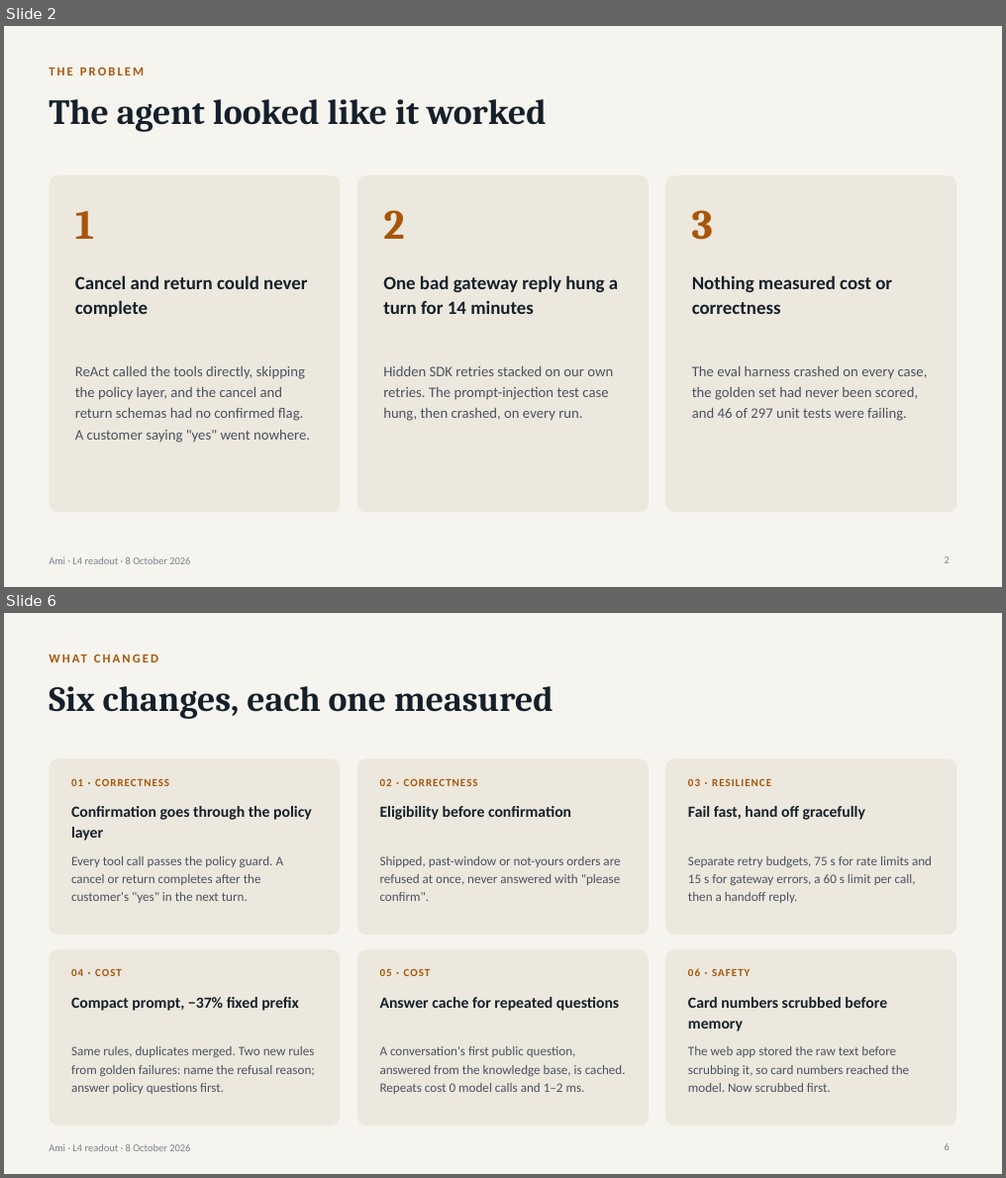
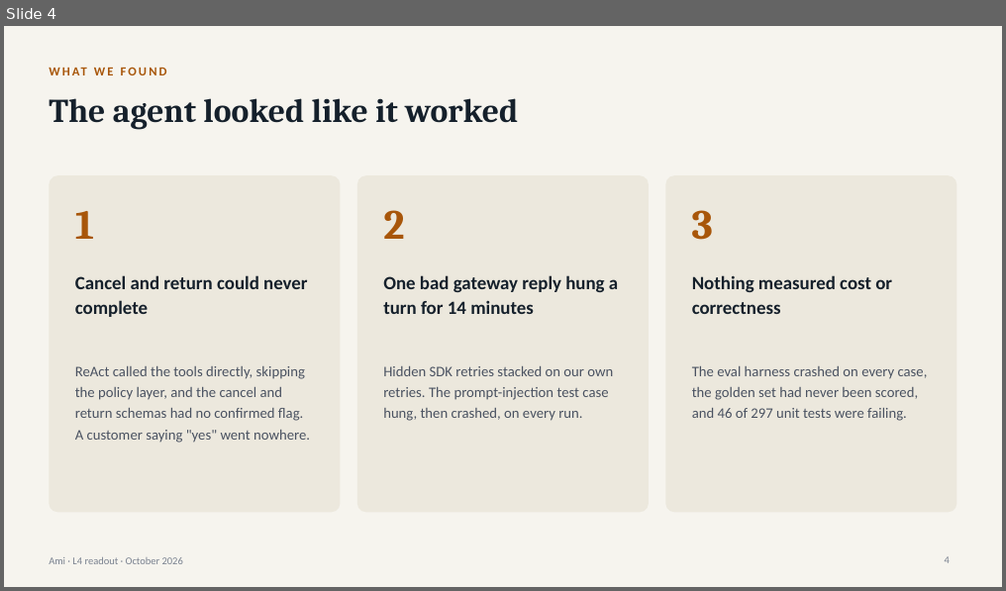
Before and after one commit to shreenathacc22/ami-l4-project, a slide deck: docs/Ami-L4-Readout-Bhargava-Shree-2026-10-08.pptx. Shown one above the other, each under a label of ours: slides 2 and 6 before the commit, slide 4 after it; the slides between them are not shown. The pictures are 1006x1178 and 1006x591 pixels, drawn with LibreOffice and Linux fonts; fonts in the diff are those of the drawing. Boxes give left, top, right and bottom in pixels: in the first picture for what was removed or moved away, otherwise in the second. Text is boxed around its words. In the diff, an @@ line names an element or a change of style, - is before the commit and + after.

```diff
--- a/docs/Ami-L4-Readout-Bhargava-Shree-2026-10-08.pptx
+++ b/docs/Ami-L4-Readout-Bhargava-Shree-2026-10-08.pptx
@@ slide 6 removed at (4, 613, 1002, 1174), background #F6F4EE; not listed: 1 template element that a slide beside it also shows @@
@@ text removed at (49, 651, 957, 676) @@
-WHAT CHANGED
@@ title removed at (49, 686, 553, 719) @@
-Six changes, each one measured
@@ rounded rectangle removed at (49, 759, 341, 935) @@
@@ rounded rectangle removed at (357, 759, 648, 935) @@
@@ rounded rectangle removed at (665, 759, 957, 935) @@
@@ text removed at (71, 778, 169, 786) @@
-01 · CORRECTNESS
@@ text removed at (380, 778, 478, 786) @@
-02 · CORRECTNESS
@@ text removed at (688, 778, 771, 786) @@
-03 · RESILIENCE
@@ text removed at (71, 806, 312, 841) @@
-Confirmation goes through the policy layer
@@ text removed at (380, 806, 571, 820) @@
-Eligibility before confirmation
@@ text removed at (688, 806, 865, 820) @@
-Fail fast, hand off gracefully
@@ text removed at (71, 857, 284, 903) @@
-Every tool call passes the policy guard. A cancel or return completes after the customer's "yes" in the next turn.
@@ text removed at (380, 857, 621, 901) @@
-Shipped, past-window or not-yours orders are refused at once, never answered with "please confirm".
@@ text removed at (688, 857, 932, 903) @@
-Separate retry budgets, 75 s for rate limits and 15 s for gateway errors, a 60 s limit per call, then a handoff reply.
@@ rounded rectangle removed at (49, 950, 341, 1126) @@
@@ text removed at (71, 968, 122, 976) @@
-04 · COST
@@ rounded rectangle removed at (357, 950, 648, 1126) @@
@@ rounded rectangle removed at (665, 950, 957, 1126) @@
@@ text removed at (688, 968, 749, 976) @@
-06 · SAFETY
@@ text removed at (71, 997, 299, 1011) @@
-Compact prompt, −37% fixed prefix
@@ text removed at (380, 969, 431, 976) @@
-05 · COST
@@ text removed at (380, 997, 619, 1011) @@
-Answer cache for repeated questions
@@ text removed at (688, 997, 887, 1032) @@
-Card numbers scrubbed before memory
@@ text removed at (71, 1047, 315, 1094) @@
-Same rules, duplicates merged. Two new rules from golden failures: name the refusal reason; answer policy questions first.
@@ text removed at (380, 1047, 626, 1094) @@
-A conversation's first public question, answered from the knowledge base, is cached. Repeats cost 0 model calls and 1–2 ms.
@@ text removed at (688, 1047, 909, 1092) @@
-The web app stored the raw text before scrubbing it, so card numbers reached the model. Now scrubbed first.
@@ page number removed at (944, 1144, 949, 1151) @@
-6
@@ what was slide 2 is now slide 4 @@
@@ slide 4 changed as well @@
@@ text at (49, 67, 144, 76): text changed @@
-THE PROBLEM
+WHAT WE FOUND
@@ title "The agent looked like it ..." at (49, 98, 518, 130): size 34 to 32 pt @@
@@ text at (49, 558, 183, 565): text changed @@
-Ami · L4 readout · 8 October 2026
+Ami · L4 readout · October 2026
```
Also in this commit, not shown: 7 other slides changed, 3 slides added, 1 other slide removed, 10 other files.
